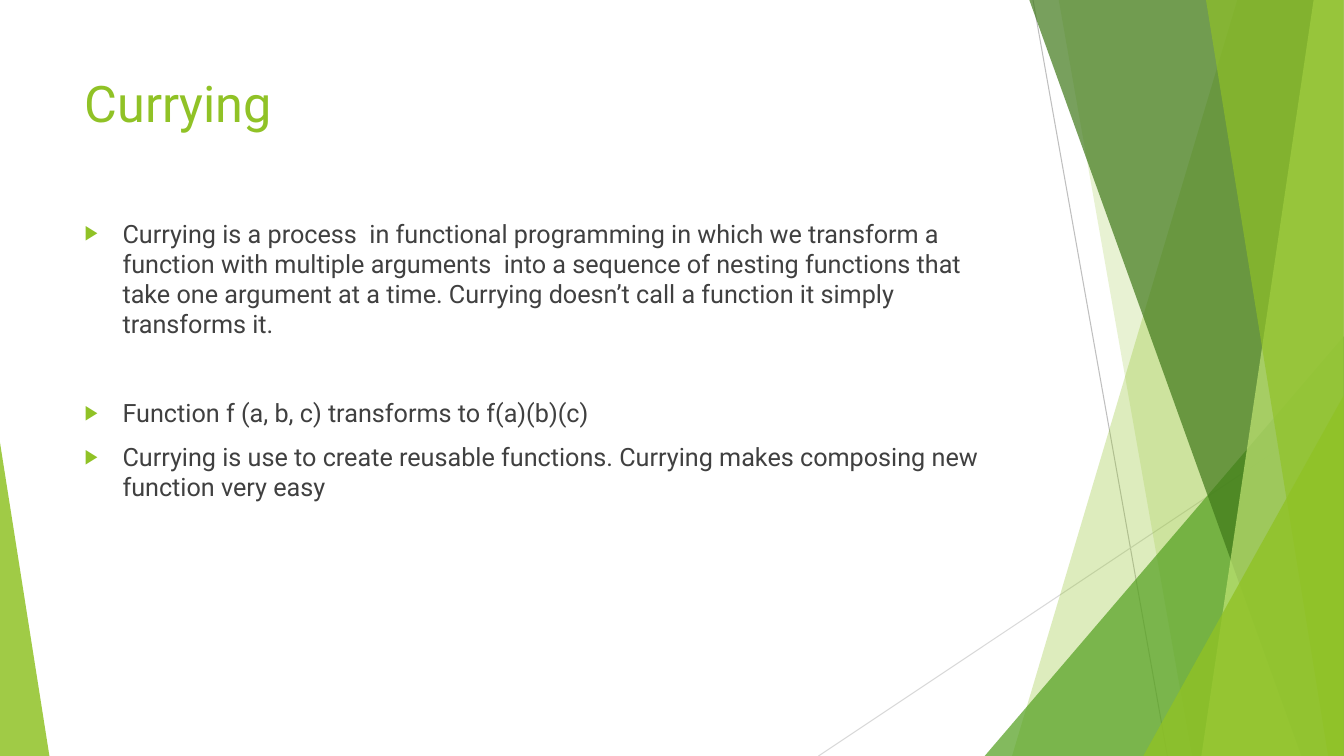
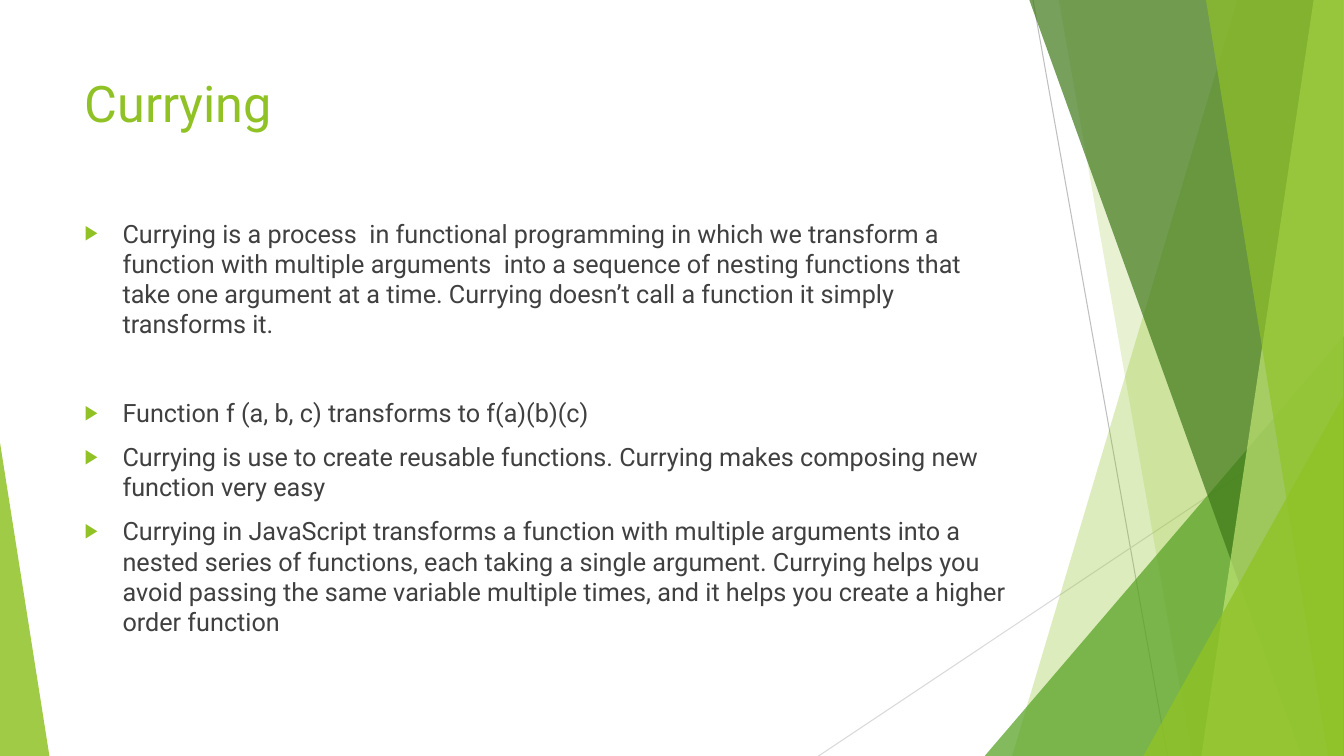
Before and after one commit to divyaparyani67/JavaScript_BAsics, a slide deck: slide 4 of JavaScript Advance/JavaScript Advance.pptx. Drawn at 1344x756 pixels with LibreOffice and Linux fonts; fonts in the diff are those of the drawing. Boxes give left, top, right and bottom in pixels: in the first picture for what was removed or moved away, otherwise in the second. Text is boxed around its words. In the diff, an @@ line names an element or a change of style, - is before the commit and + after.

```diff
--- a/JavaScript Advance/JavaScript Advance.pptx
+++ b/JavaScript Advance/JavaScript Advance.pptx
@@ text at box(123, 521, 1005, 632): paragraph added @@
+▶ Currying in JavaScript transforms a function with multiple arguments into a nested series of functions, each taking a single argument. Currying helps you avoid passing the same variable multiple times, and it helps you create a higher order function
```
Also in this commit, not shown: 2 other slides changed, 2 other files.
